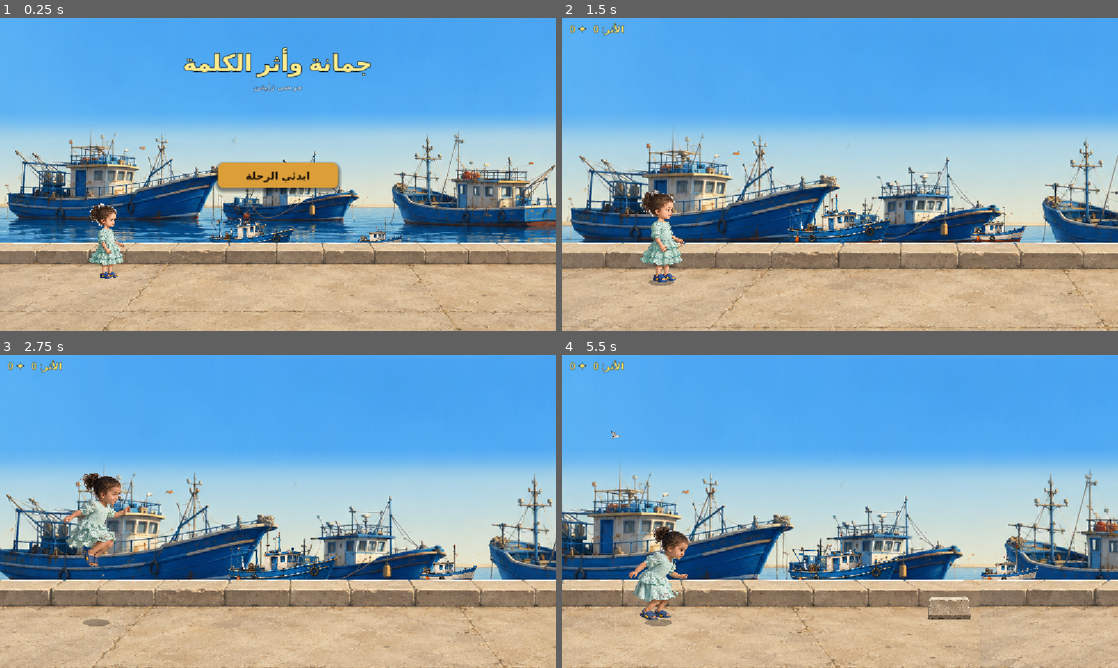
Above: before the commit, frames 1-4 (two rows, left to right).
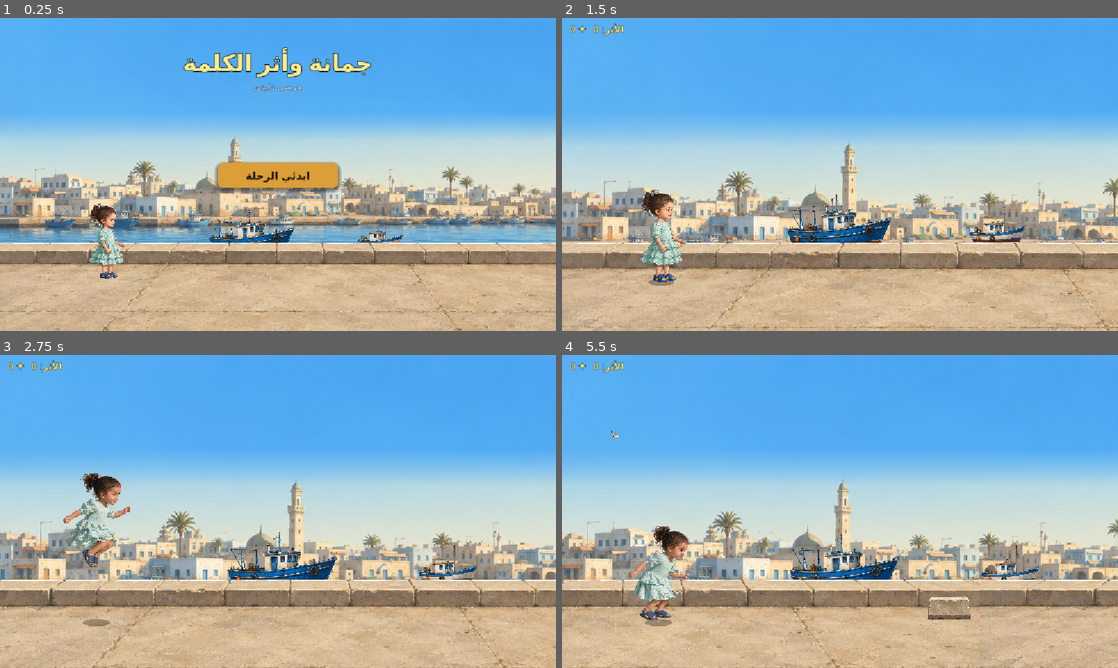
Above: after the commit, the same moments.

Repository: HamzaJwan/Ali-s-Runner
Game: Godot game, scene res://scenes/level2/Level2_Marsa_Playable.tscn
The game is run twice, just before and just after one commit, with the same random seed, the same clock (stepped at 60 frames per second) and the same inputs. This scene is started directly instead of the project's main scene.
Inputs (mouse positions are in pixels of both pictures, inside the frame that each line leads up to):
- Up to frame 1 (0.25 s): no input
- Up to frame 2 (1.5 s): click "ابدئي الرحلة" at 0.5 s; tap Enter (ui_accept) at 1.25 s; move the mouse to (962, 158) at 1.27 s; click (962, 158) at 1.42 s
- Up to frame 3 (2.75 s): tap Enter (ui_accept) at 1.52, 2.27 s; move the mouse to (166, 527) at 2.02 s; click (166, 527) at 2.17 s
- Up to frame 4 (5.5 s): move the mouse to (895, 442) at 2.77 s; click (895, 442) at 2.92 s; move the mouse to (812, 574) at 3.52 s; click (812, 574) at 3.67 s; tap Enter (ui_accept) at 3.77, 4.52, 5.27 s; move the mouse to (1006, 558) at 4.27 s; click (1006, 558) at 4.42 s; move the mouse to (673, 464) at 5.02 s; click (673, 464) at 5.17 s

The runs differ from the first frame. In frame 1, 20% of the frame differs, in the area x 0-100%, y 35-72%; in frame 2, 17%; in frame 3, 15%; in frame 4, 15%.

Commit message:
level2: disable boats_mid (too tall, covers buildings), fix sky 2x width for reveal

Diff:
--- a/scripts/level2/level2_marsa_playable.gd
+++ b/scripts/level2/level2_marsa_playable.gd
@@ -297,9 +297,8 @@
 		if _gnd_a_x + VIEW_W <= 0: _gnd_a_x = _gnd_b_x + VIEW_W
 		if _gnd_b_x + VIEW_W <= 0: _gnd_b_x = _gnd_a_x + VIEW_W
 
-		_boats_a_x -= boat_move; _boats_b_x -= boat_move
-		if _boats_a_x + VIEW_W <= 0: _boats_a_x = _boats_b_x + VIEW_W
-		if _boats_b_x + VIEW_W <= 0: _boats_b_x = _boats_a_x + VIEW_W
+		# boats_mid layer disabled — no boats parallax scroll needed
+		# _boats_a_x / _boats_b_x kept for future use but not updated
 
 		_bldg_a_x -= bldg_move;  _bldg_b_x -= bldg_move
 		if _bldg_a_x + VIEW_W <= 0: _bldg_a_x = _bldg_b_x + VIEW_W
@@ -1058,8 +1057,17 @@
 	# Scroll-based drift is always safe — layers never go off-screen.
 	var scroll := cam_x - _init_cam_x
 
-	# ── Sky: fully camera-fixed ───────────────────────────────────────────────
+	# ── Sky: camera-fixed. Use 2× width so it covers the wider field-of-view
+	# during the harbor reveal (zoom=0.88) without exposing a gray right edge.
 	sky_layer.position = Vector2(left, top)
+	var sky_a := sky_layer.get_node_or_null("RealBG_Sky") as Sprite2D
+	if sky_a != null:
+		# Always keep local x at 0 so the sky starts at the camera left edge.
+		sky_a.position.x = 0
+		# Scale x to cover 2× viewport width so the sky always fills the screen
+		# regardless of reveal zoom level (0.88 → 1.28 range).
+		if sky_a.texture != null:
+			sky_a.scale.x = (VIEW_W * 2.0) / float(sky_a.texture.get_width())
 
 	# ── Buildings: 4% parallax — far city layer, sprites scroll individually ─
 	buildings_layer.position.x = left
@@ -1069,14 +1077,11 @@
 	if ba: ba.position.x = _bldg_a_x
 	if bb: bb.position.x = _bldg_b_x
 
-	# ── Boats-mid: 12% parallax — sea/harbour mid layer, z=-12 ─────────────
-	boats_layer.visible = true
-	boats_layer.position.x = left
-	boats_layer.position.y = top + VIEW_H * 0.34 / zoom
-	var boa := boats_layer.get_node_or_null("RealBG_L2_BoatsMidLayer_0") as Sprite2D
-	var bob := boats_layer.get_node_or_null("RealBG_L2_BoatsMidLayer_1") as Sprite2D
-	if boa: boa.position.x = _boats_a_x
-	if bob: bob.position.x = _boats_b_x
+	# ── Boats-mid: DISABLED — mg_boats_mid.png is 233px tall which at gameplay zoom
+	# covers ~50% of screen height, completely hiding the buildings layer.
+	# The bg_harbor_buildings.png photograph already shows boats naturally.
+	# Re-enable only if a smaller or transparent-channel boats layer is available.
+	boats_layer.visible = false
 
 	# ── Pier/ground: 60% parallax — closest layer, strongest motion cue ─────
 	# Ground scrolling is the primary "you are running" signal (same as Level 1).
